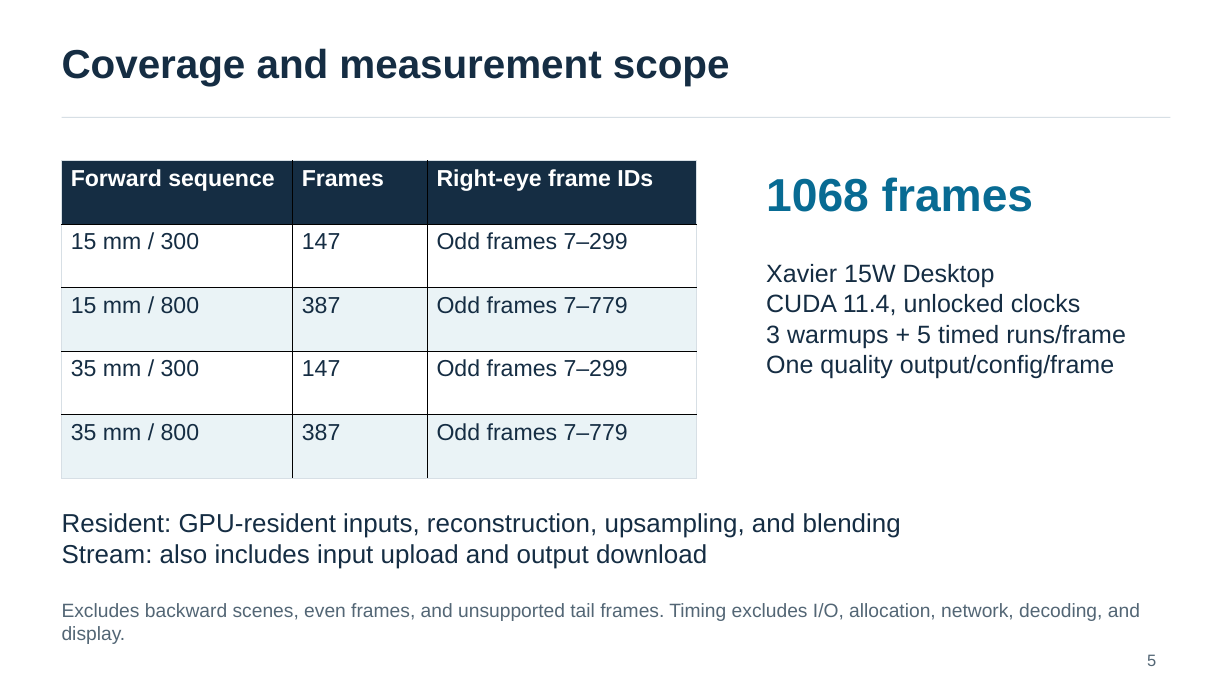
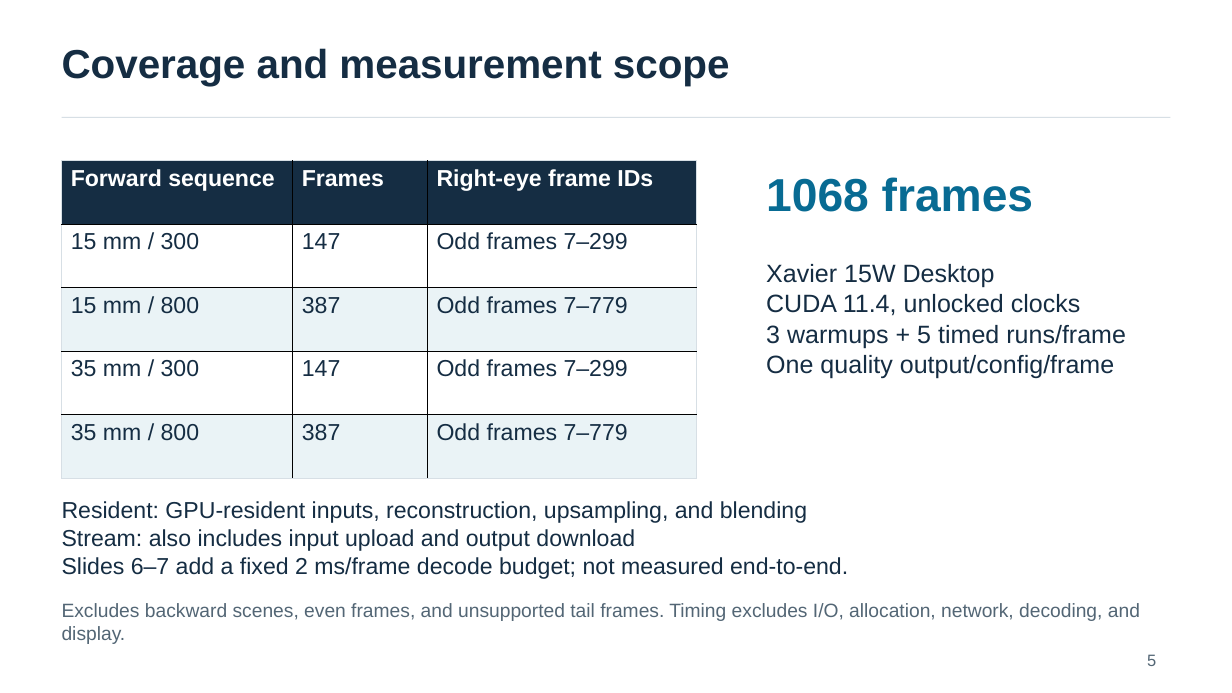
Before and after one commit to yingtian991221/stereo-eye-reconstruction, a slide deck: slide 5 of presentations/weekly_20261029/weekly_20261029_english_final.pptx. Drawn at 1232x693 pixels with LibreOffice and Linux fonts; fonts in the diff are those of the drawing. Boxes give left, top, right and bottom in pixels: in the first picture for what was removed or moved away, otherwise in the second. Text is boxed around its words. In the diff, an @@ line names an element or a change of style, - is before the commit and + after.

Commit message:
Apply fixed 2 ms decoding budget across FOV levels and record map decode tests

```diff
--- a/presentations/weekly_20261029/weekly_20261029_english_final.pptx
+++ b/presentations/weekly_20261029/weekly_20261029_english_final.pptx
@@ text at (x1=62, y1=501, x2=807, y2=551): size 20.2 to 18 pt in "Resident: GPU-resident inputs, reconstruction, upsampling, a ...", "Stream: also includes input upload and output ..." @@
@@ text "Resident: GPU-resident inputs, reconstruction, upsampling, ..." moved from (x1=62, y1=513, x2=901, y2=569) to (x1=62, y1=501, x2=848, y2=579) @@
@@ text at (x1=62, y1=557, x2=848, y2=579): paragraph added @@
+Slides 6–7 add a fixed 2 ms/frame decode budget; not measured end-to-end.
```
Also in this commit, not shown: 3 other slides changed, 23 other files.
